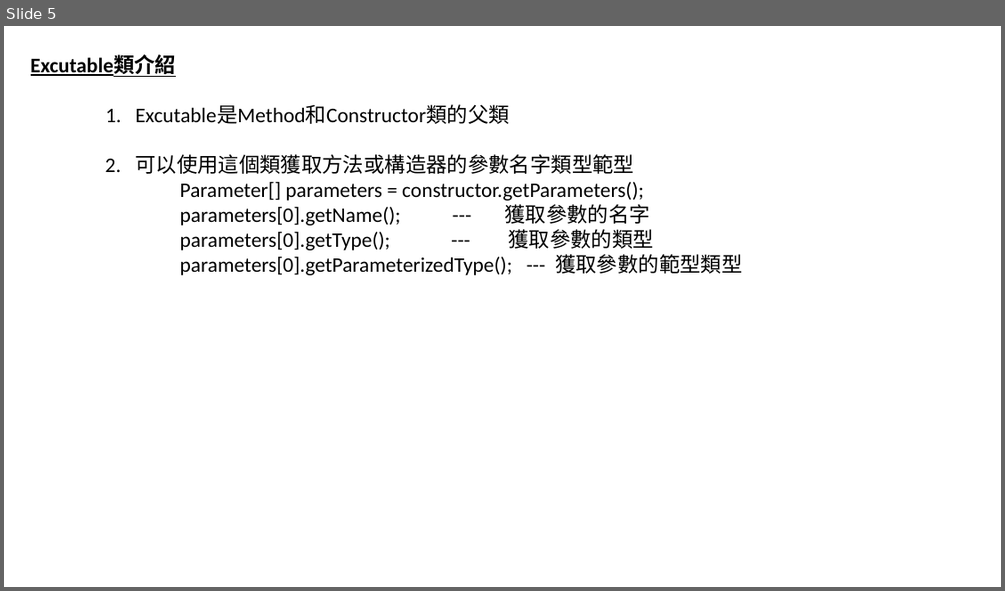
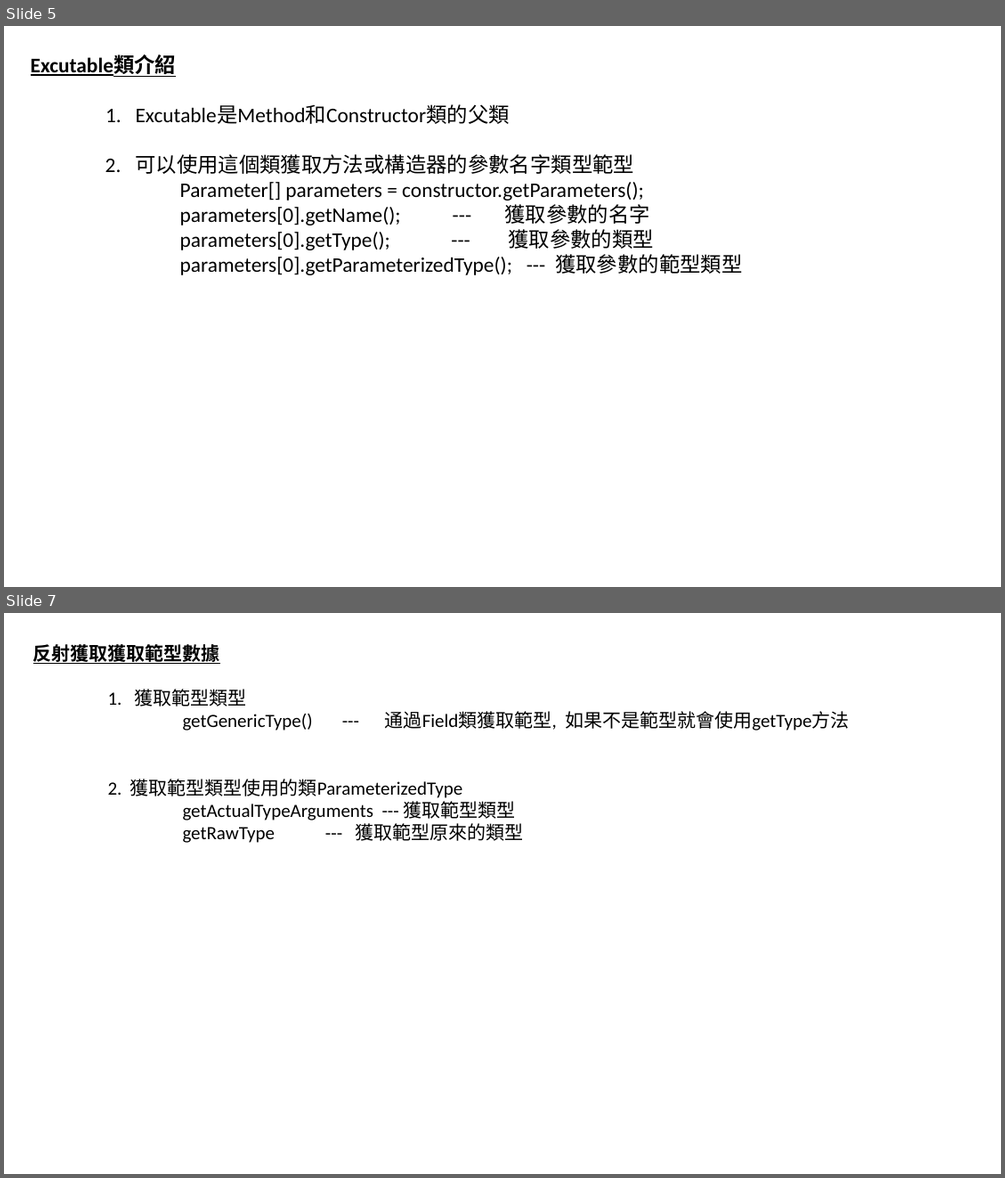
Before and after one commit to luchaojun/ChaojunStudy, a slide deck: JavaStudy/JavaStudyNote/ReflectAndClassLoader/ClassLoaderContent.pptx. Shown one above the other, each under a label of ours: slide 5 before the commit, slides 5 and 7 after it; the slides between them are not shown. The pictures are 1005x591 and 1005x1178 pixels, drawn with LibreOffice and Linux fonts; fonts in the diff are those of the drawing. Boxes give left, top, right and bottom in pixels: in the first picture for what was removed or moved away, otherwise in the second. Text is boxed around its words. In the diff, an @@ line names an element or a change of style, - is before the commit and + after.

```diff
--- a/JavaStudy/JavaStudyNote/ReflectAndClassLoader/ClassLoaderContent.pptx
+++ b/JavaStudy/JavaStudyNote/ReflectAndClassLoader/ClassLoaderContent.pptx
@@ slide 7 added at <box>4,613,1001,1174</box>, background #FFFFFF @@
@@ text added at <box>33,641,849,843</box>, 18 pt, text #000000 @@
+反射獲取獲取範型數據
+1. 獲取範型類型
+getGenericType() --- 通過Field類獲取範型, 如果不是範型就會使用getType方法
+2. 獲取範型類型使用的類ParameterizedType
+getActualTypeArguments --- 獲取範型類型
+getRawType --- 獲取範型原來的類型
```
Also in this commit, not shown: 1 other slide added.
